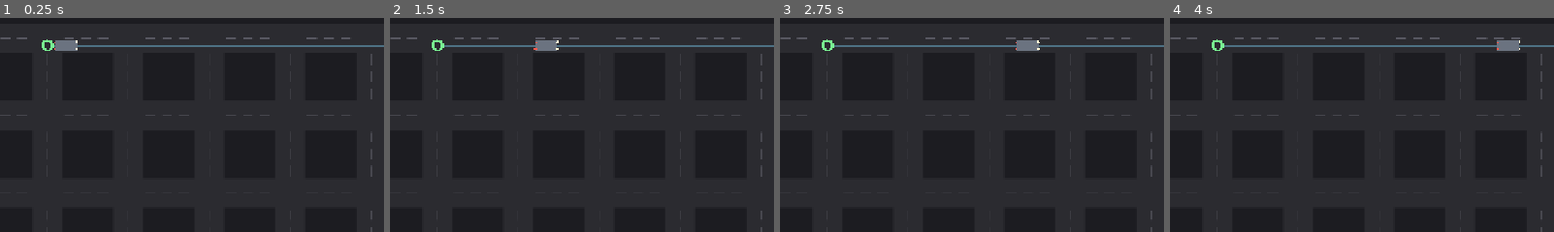
Above: before the commit, frames 1-4 (left to right).
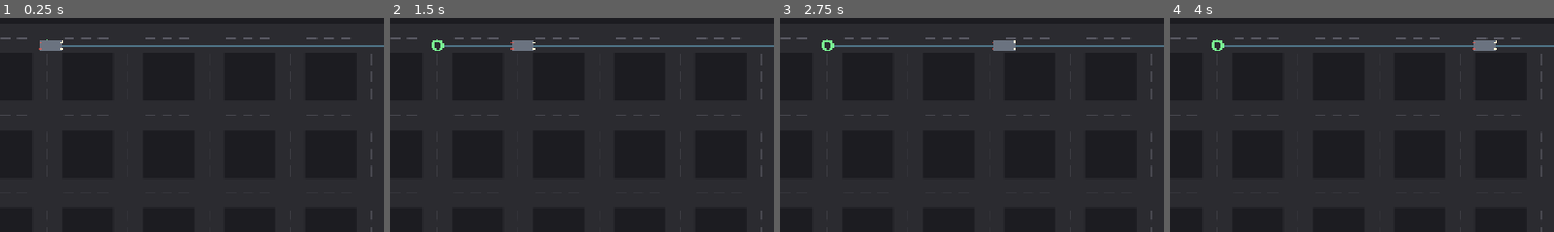
Above: after the commit, the same moments.

Repository: kristofsw/city-traffic-sim
Game: Godot game, scene res://scenes/main.tscn
Same seed, same stepped clock (60 frames per second), same inputs: the game is played once before the commit and once after it.
Inputs:
- Up to frame 1 (0.25 s): no input
- Up to frame 2 (1.5 s): tap Enter at 0.5 s; tap Space at 1.25 s
- Up to frame 3 (2.75 s): tap Enter at 2 s
- Up to frame 4 (4 s): tap Space at 2.75 s; tap Enter at 3.5 s
The pictures show only the part of the screen within x 28-78%, y 0-50%; the shares and areas given below are measured in that part.

The runs differ from the first frame. In frame 1, 0.4% of the frame differs, in the area x 10-21%, y 10-16%; in frame 2, 0.6%; in frame 3, 0.6%; in frame 4, 0.6%, in the area x 78-92%, y 10-16%.

Commit message:
feat: acceleration/deceleration with apex-based turn slowdown + brake lights
- Acceleration: the car ramps up from standstill via accel_rate (180
  px/s^2) at the start of each trip. No start_factor needed -- the
  rate-limited approach to max_speed naturally produces smooth accel.
- Deceleration: S-curve (smoothstep) end ramp over the last 60px before
  the destination, rate-limited by decel_rate (300 px/s^2). The car
  eases to a near-stop, then a snap-to-arrival safeguard triggers to
  prevent hovering.
- Turn slowdown: apex-based via BezierSeg.total_turn_angle (cached at
  construction). Speed is slowest at the midpoint of each arc (triangle
  apex weight) and recovers to full at entry/exit. A 90-degree turn
  drops speed to ~53% at the apex. No jumps at segment boundaries
  (apex weight is 0 at entry/exit -> turn_factor = 1.0).
- Brake lights: taillights brighten (larger radius + higher alpha)
  proportional to braking intensity when current_speed > target.
- Segment classes: added curvature_at() and progress_fraction() to
  TrajectorySegment (base), inherited by LineSeg (0.0), overridden by
  BezierSeg (returns cached total_turn_angle).
- Smoothness preserved: trajectory evaluation unchanged (analytical
  position+heading from arc length), speed changes are rate-limited
  per frame, target speed is continuous (no jumps). Verified: 6 trips
  in 8s, lane invariant holds (steady +12 on straights, smooth through
  arcs), no errors.

Diff:
--- a/scripts/bezier_seg.gd
+++ b/scripts/bezier_seg.gd
@@ -12,6 +12,7 @@
 var p0: Vector2
 var control: Vector2
 var p1: Vector2
+var total_turn_angle: float = 0.0  # cached: total heading change across the arc (rad)
 
 # Arc-length lookup table: cumulative_arc[i] = arc length at t = i/LUT_SIZE.
 var _cumulative_arc: Array[float] = []
@@ -22,6 +23,10 @@
 	control = p_control
 	p1 = p_p1
 	_build_arc_length_lut()
+	# Cache the total turn angle for apex-based slowdown.
+	var t0: float = _eval_derivative(0.0).angle()
+	var t1: float = _eval_derivative(1.0).angle()
+	total_turn_angle = abs(_angle_diff(t0, t1))
 
 func _build_arc_length_lut() -> void:
 	_cumulative_arc.clear()
@@ -74,3 +79,15 @@
 func tangent_at(s_local: float) -> float:
 	var t: float = _t_for_arc(s_local)
 	return _eval_derivative(t).angle()
+
+func curvature_at(s_local: float) -> float:
+	return total_turn_angle
+
+## Smallest absolute angular difference between two angles (radians).
+func _angle_diff(a: float, b: float) -> float:
+	var diff: float = a - b
+	while diff > PI:
+		diff -= TAU
+	while diff < -PI:
+		diff += TAU
+	return diff
--- a/scripts/trajectory_segment.gd
+++ b/scripts/trajectory_segment.gd
@@ -13,3 +13,15 @@
 func tangent_at(s_local: float) -> float:
 	push_error("TrajectorySegment.tangent_at not implemented")
 	return 0.0
+
+## Total turn angle of this segment in radians (0 for straight, >0 for arcs).
+## Used by the vehicle to compute turn-based slowdown.
+func curvature_at(s_local: float) -> float:
+	return 0.0
+
+## Fractional position within this segment (0.0 at start, 1.0 at end).
+## Used for apex-based turn slowdown weighting.
+func progress_fraction(s_local: float) -> float:
+	if length <= 0.001:
+		return 0.0
+	return clamp(s_local / length, 0.0, 1.0)
--- a/scripts/vehicle_controller.gd
+++ b/scripts/vehicle_controller.gd
@@ -4,6 +4,12 @@
 ## segments. Position and heading are both derived from the SAME arc-length
 ## parameter each frame, so the car body is always exactly tangent to the
 ## curve -- no skating, no choppiness, no speed-dependent artifacts.
+##
+## Speed is not constant: the car accelerates from standstill at the start
+## of each trip (S-curve ramp), decelerates to a stop at the destination,
+## and slows proportionally to turn sharpness (apex-based: slowest in the
+## middle of each arc). Actual speed is rate-limited toward the target so
+## changes are always smooth. Taillights brighten when braking.
 
 signal arrived
 
@@ -11,10 +17,18 @@
 const HEADLIGHT_COLOR := Color(1.0, 0.96, 0.84, 1)    # #fff4d6
 const TAILLIGHT_COLOR := Color(1.0, 0.35, 0.30, 1)    # #ff5a4d
 
-@export var speed: float = 120.0            # px / sec
-@export var lane_offset: float = 12.0       # half-lane, right-hand drive
-@export var turn_radius: float = 22.0       # px; pull-back before intersection for arc
-@export var debug_lane: bool = false        # log signed lane offset each frame
+@export var max_speed: float = 120.0                 # px/s (cruising speed)
+@export var accel_rate: float = 180.0                # px/s^2 (acceleration)
+@export var decel_rate: float = 300.0                # px/s^2 (braking, stronger than accel)
+@export var accel_distance: float = 80.0             # px over which to ramp up at start
+@export var decel_distance: float = 60.0             # px before destination to start braking
+@export var turn_slowdown_factor: float = 0.3        # speed reduction per radian of turn
+@export var min_turn_speed_ratio: float = 0.35       # never slower than this fraction in a turn
+@export var snap_distance: float = 5.0               # px; snap to arrival when this close
+@export var snap_speed_threshold: float = 15.0       # px/s; below this, snap to arrival
+@export var lane_offset: float = 12.0                # half-lane, right-hand drive
+@export var turn_radius: float = 22.0                # px; pull-back before intersection for arc
+@export var debug_lane: bool = false                 # log signed lane offset each frame
 
 var graph: RoadGraph = null
 var path: Array[Vector2i] = []
@@ -25,7 +39,10 @@
 var seg_index: int = 0                      # cached current segment index
 var heading: float = 0.0
 var position_on_road: Vector2 = Vector2.ZERO
+var current_speed: float = 0.0              # actual speed (px/s), rate-limited toward target
 var _current_segment_key: Vector2i = Vector2i.ZERO
+var _eff_accel: float = 0.0                 # clamped accel distance for current trip
+var _eff_decel: float = 0.0                 # clamped decel distance for current trip
 
 func _ready() -> void:
 	position = position_on_road
@@ -41,6 +58,9 @@
 	total_length = cum
 	s = 0.0
 	seg_index = 0
+	current_speed = 0.0
+	# Clamp decel distance for very short trips so the end ramp fits.
+	_eff_decel = min(decel_distance, total_length * 0.4)
 	if segments.size() > 0:
 		position_on_road = segments[0].position_at(0.0)
 		heading = segments[0].tangent_at(0.0)
@@ -97,12 +117,8 @@
 				out.append(LineSeg.new(current_pos, approach))
 
 			# Bezier control point: intersection of the two offset tangent lines.
-			# Line 1: through approach, direction dirs[i]
-			# Line 2: through leave, direction dirs[i+1]
-			# This produces a G1-continuous arc with correct tangents on both sides.
 			var cross: float = dirs[i].x * dirs[i + 1].y - dirs[i].y * dirs[i + 1].x
 			if abs(cross) < 0.001:
-				# Near-parallel fallback (shouldn't happen for real turns).
 				out.append(LineSeg.new(approach, leave))
 			else:
 				var delta: Vector2 = leave - approach
@@ -122,10 +138,27 @@
 			arrived.emit()
 		return
 
-	# Advance arc length by speed * delta.
-	s += speed * delta
+	# Compute target speed at current position.
+	var target: float = _target_speed_at(s)
+
+	# Smoothly approach target speed (rate-limited -> no jerk).
+	if current_speed < target:
+		current_speed = min(current_speed + accel_rate * delta, target)
+	else:
+		current_speed = max(current_speed - decel_rate * delta, target)
+
+	# Advance arc length by actual speed * delta.
+	s += current_speed * delta
+
+	# Snap-to-arrival safeguard: prevent hovering at near-zero speed.
+	var dist_to_end_arc: float = total_length - s
+	if (dist_to_end_arc <= snap_distance and current_speed < snap_speed_threshold) \
+			or (dist_to_end_arc <= _eff_decel and current_speed < 5.0):
+		s = total_length
+
 	if s >= total_length:
 		s = total_length
+
 	# Find the segment containing the current arc length.
 	_advance_segment_index()
 	var local_s: float = s - seg_start_arc[seg_index]
@@ -137,9 +170,40 @@
 
 	_current_segment_key = _estimate_current_segment()
 	if debug_lane:
-		print("[Vehicle] lane_offset_signed=%.2f seg=%s pos=%s" % [_signed_lane_offset(), _current_segment_key, position_on_road])
+		print("[Vehicle] v=%.1f target=%.1f lane_offset_signed=%.2f seg=%s pos=%s" % [current_speed, target, _signed_lane_offset(), _current_segment_key, position_on_road])
 
 	queue_redraw()
+
+## Target speed at a given arc-length position. Combines:
+## - End ramp (decelerate to stop at destination, S-curve)
+## - Apex-based turn slowdown (slowest in the middle of each bezier arc)
+## The START acceleration is handled by the accel_rate itself (the car
+## ramps up from 0 naturally), so no start_factor is needed -- this avoids
+## a chicken-and-egg trap where target=0 at s=0 prevents the car from
+## ever moving. All factors are continuous (no jumps at segment boundaries).
+func _target_speed_at(s_pos: float) -> float:
+	# End ramp: smoothstep from 1 to 0 over _eff_decel px before destination.
+	var end_factor: float = 1.0
+	if _eff_decel > 0.001:
+		end_factor = _smoothstep((total_length - s_pos) / _eff_decel)
+	# Turn slowdown: apex-based (slowest in the middle of the arc).
+	var turn_factor: float = 1.0
+	if seg_index < segments.size():
+		var seg: TrajectorySegment = segments[seg_index]
+		var turn_angle: float = seg.curvature_at(0.0)
+		if turn_angle > 0.001:
+			var progress: float = seg.progress_fraction(s_pos - seg_start_arc[seg_index])
+			# Triangle weight: 0 at entry, 1 at apex (progress=0.5), 0 at exit.
+			var apex_weight: float = 1.0 - abs(progress - 0.5) * 2.0
+			turn_factor = 1.0 - turn_angle * turn_slowdown_factor * apex_weight
+			turn_factor = max(turn_factor, min_turn_speed_ratio)
+	return max_speed * end_factor * turn_factor
+
+## Smoothstep: S-curve interpolation. Zero derivative at t=0 and t=1
+## (gentle start/end, no kinks). t is clamped to [0, 1].
+func _smoothstep(t: float) -> float:
+	t = clamp(t, 0.0, 1.0)
+	return t * t * (3.0 - 2.0 * t)
 
 func _advance_segment_index() -> void:
 	# Walk forward from the cached index until we find the segment containing s.
@@ -181,6 +245,15 @@
 	var d: Vector2 = (b - a).normalized()
 	var perp: Vector2 = Vector2(-d.y, d.x)
 	return (position_on_road - a).dot(perp)
+
+## Braking intensity for taillight visual (0 = not braking, 1 = hard braking).
+func _braking_intensity() -> float:
+	if segments.is_empty() or s >= total_length:
+		return 0.0
+	var target: float = _target_speed_at(s)
+	if current_speed <= target:
+		return 0.0
+	return clamp((current_speed - target) / (decel_rate * 0.1), 0.0, 1.0)
 
 func _draw() -> void:
 	var length: float = 36.0
@@ -202,11 +275,15 @@
 	var front_world := Vector2(front_local.x * cos_h - front_local.y * sin_h, front_local.x * sin_h + front_local.y * cos_h)
 	draw_circle(front_world + Vector2(0, -width * 0.3).rotated(heading), 2.2, HEADLIGHT_COLOR)
 	draw_circle(front_world + Vector2(0,  width * 0.3).rotated(heading), 2.2, HEADLIGHT_COLOR)
-	# Taillights at rear edge.
+	# Taillights at rear edge -- brighten when braking.
+	var braking: float = _braking_intensity()
+	var brake_radius: float = 1.8 + braking * 1.5
+	var taillight_alpha: float = 0.6 + braking * 0.4
+	var taillight := Color(TAILLIGHT_COLOR.r, TAILLIGHT_COLOR.g, TAILLIGHT_COLOR.b, taillight_alpha)
 	var rear_local := Vector2(-length * 0.5, 0.0)
 	var rear_world := Vector2(rear_local.x * cos_h - rear_local.y * sin_h, rear_local.x * sin_h + rear_local.y * cos_h)
-	draw_circle(rear_world + Vector2(0, -width * 0.3).rotated(heading), 1.8, TAILLIGHT_COLOR)
-	draw_circle(rear_world + Vector2(0,  width * 0.3).rotated(heading), 1.8, TAILLIGHT_COLOR)
+	draw_circle(rear_world + Vector2(0, -width * 0.3).rotated(heading), brake_radius, taillight)
+	draw_circle(rear_world + Vector2(0,  width * 0.3).rotated(heading), brake_radius, taillight)
 
 func _direction_to(a: Vector2i, b: Vector2i) -> Vector2:
 	return (graph.world_of(b) - graph.world_of(a)).normalized()
